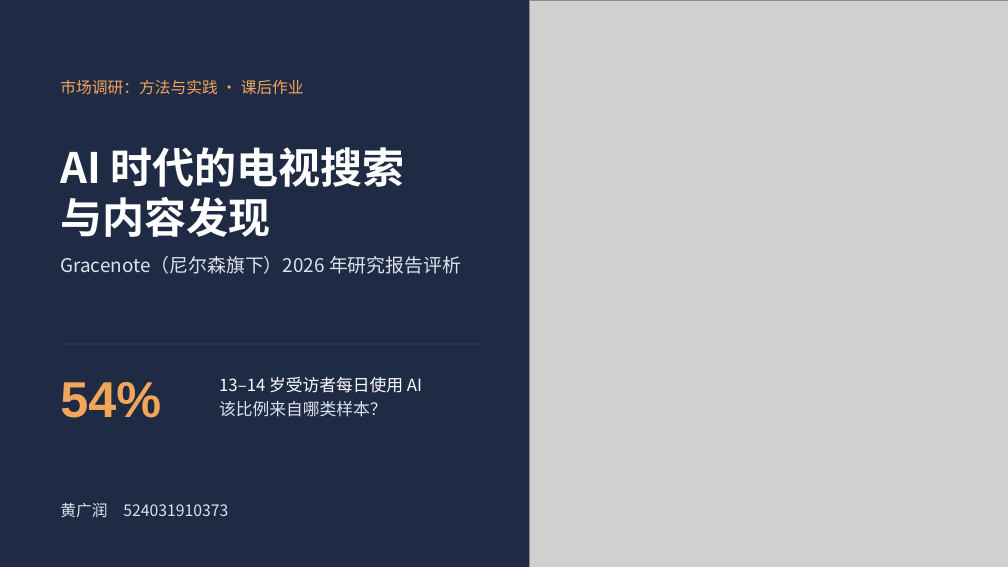
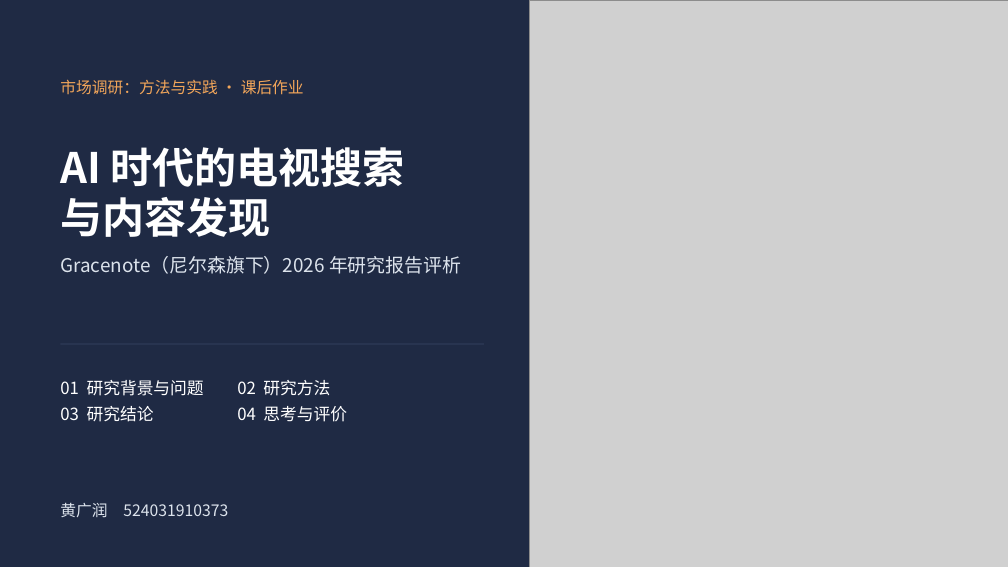
Before and after one commit to jayleo113/ppt, a slide deck: slide 1 of Gracenote报告解读_课堂汇报.pptx. Drawn at 1008x567 pixels with LibreOffice and Linux fonts; fonts in the diff are those of the drawing; grey boxes stand for pictures. Boxes give left, top, right and bottom in pixels: in the first picture for what was removed or moved away, otherwise in the second. Text is boxed around its words. In the diff, an @@ line names an element or a change of style, - is before the commit and + after.

```diff
--- a/Gracenote报告解读_课堂汇报.pptx
+++ b/Gracenote报告解读_课堂汇报.pptx
@@ text at (60,380,347,422): text changed; size 48 to 16 pt; font Arial to Noto Sans CJK SC; text colour #F2A65A to #FFFFFF; bold off @@
-54%
+01 研究背景与问题 02 研究方法
+03 研究结论 04 思考与评价
@@ text removed at (219,377,422,417) @@
-13–14 岁受访者每日使用 AI
-该比例来自哪类样本？
```
Also in this commit, not shown: 6 other slides changed, 1 slide added, 1 slide removed, 5 other files.
